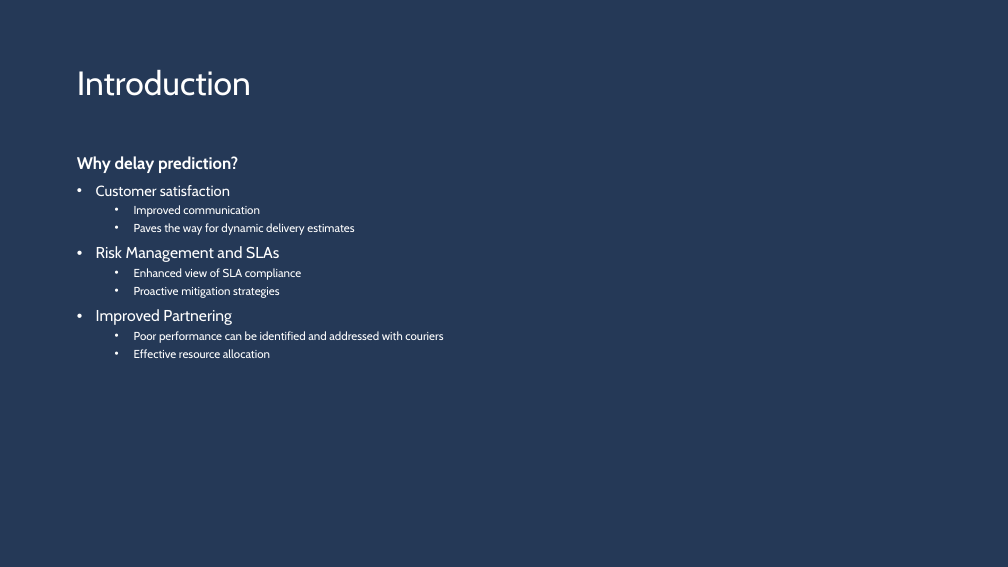
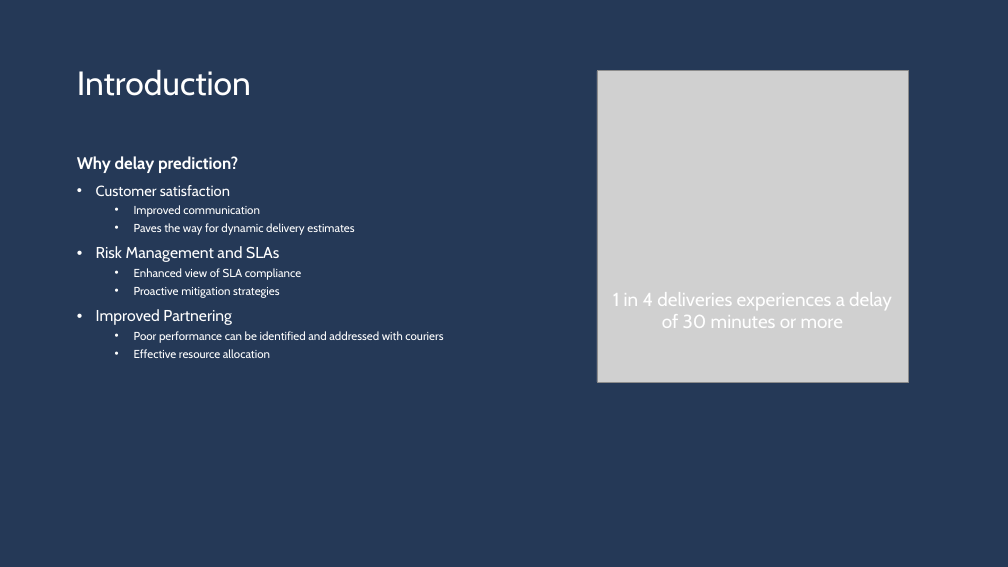
Before and after one commit to neils1984/digihaul, a slide deck: slide 2 of presentation/Delivery Delay Prediction.pptx. Drawn at 1008x567 pixels with LibreOffice and Linux fonts; fonts in the diff are those of the drawing; grey boxes stand for pictures. Boxes give left, top, right and bottom in pixels: in the first picture for what was removed or moved away, otherwise in the second. Text is boxed around its words. In the diff, an @@ line names an element or a change of style, - is before the commit and + after.

```diff
--- a/presentation/Delivery Delay Prediction.pptx
+++ b/presentation/Delivery Delay Prediction.pptx
@@ picture added at (597,71,908,382) @@
@@ text added at (613,292,892,328), 18 pt, text #FFFFFF @@
+1 in 4 deliveries experiences a delay of 30 minutes or more
```
Also in this commit, not shown: 3 other slides changed, 9 other files.
